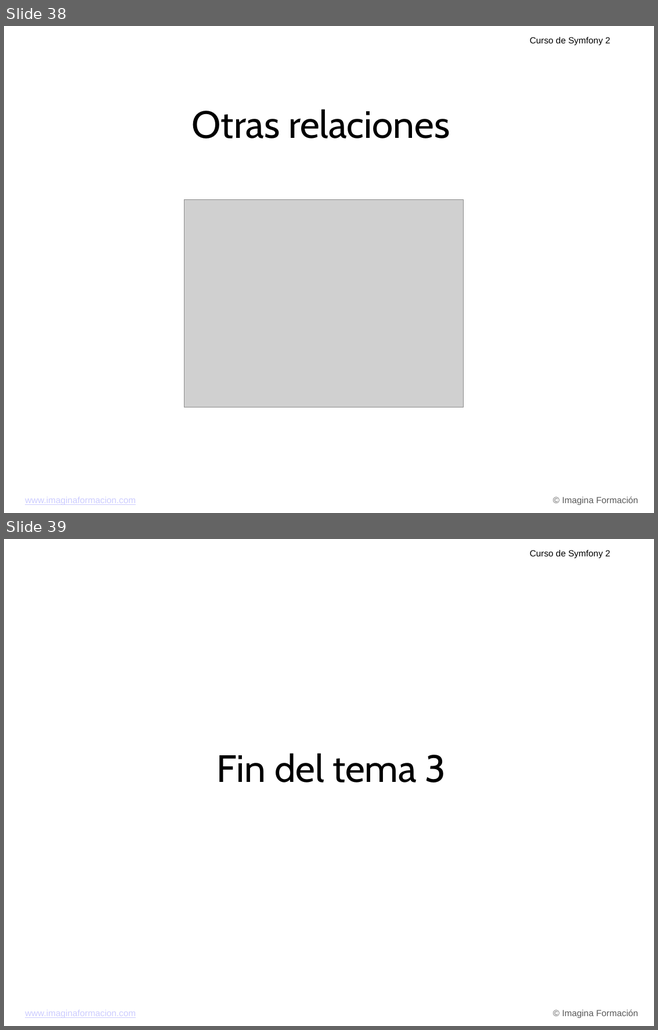
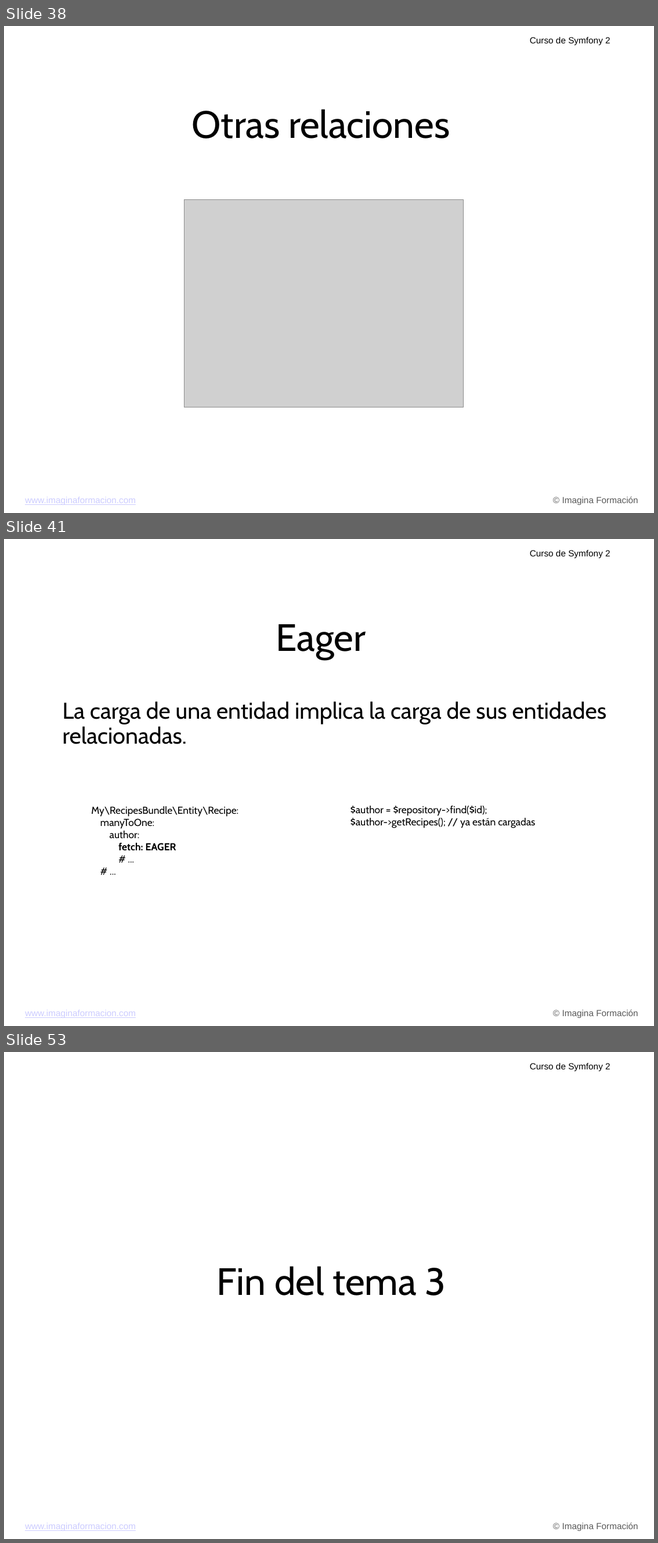
Before and after one commit to carlescliment/curso-symfony2, a slide deck: compiled/ppt/Tema 3.ppt. Shown one above the other, each under a label of ours: slides 38 and 39 before the commit, slides 38, 41 and 53 after it; the slides between them are not shown. The pictures are 658x1030 and 658x1543 pixels, drawn with LibreOffice and Linux fonts; fonts in the diff are those of the drawing; grey boxes stand for pictures; background and template pictures are left out. Boxes give left, top, right and bottom in pixels: in the first picture for what was removed or moved away, otherwise in the second. Text is boxed around its words. In the diff, an @@ line names an element or a change of style, - is before the commit and + after.

```diff
--- a/compiled/ppt/Tema 3.ppt
+++ b/compiled/ppt/Tema 3.ppt
@@ slide 41 added at (x1=4, y1=539, x2=654, y2=1026), background picture (left out); not listed: 3 template elements that a slide beside it also shows @@
@@ text added at (x1=275, y1=624, x2=365, y2=660), 60 pt, text #000000 @@
+Eager
@@ text added at (x1=63, y1=701, x2=607, y2=744), 36 pt, text #000000 @@
+La carga de una entidad implica la carga de sus entidades relacionadas.
@@ text added at (x1=91, y1=806, x2=238, y2=851), 16 pt, text #000000 @@
+My\RecipesBundle\Entity\Recipe:
+manyToOne:
+author:
+fetch: EAGER
+# ...
+# ...
@@ text added at (x1=350, y1=806, x2=535, y2=828), 16 pt, text #000000 @@
+$author = $repository->find($id);
+$author->getRecipes(); // ya están cargadas
@@ what was slide 39 is now slide 53 @@
```
Also in this commit, not shown: 13 other slides added.
